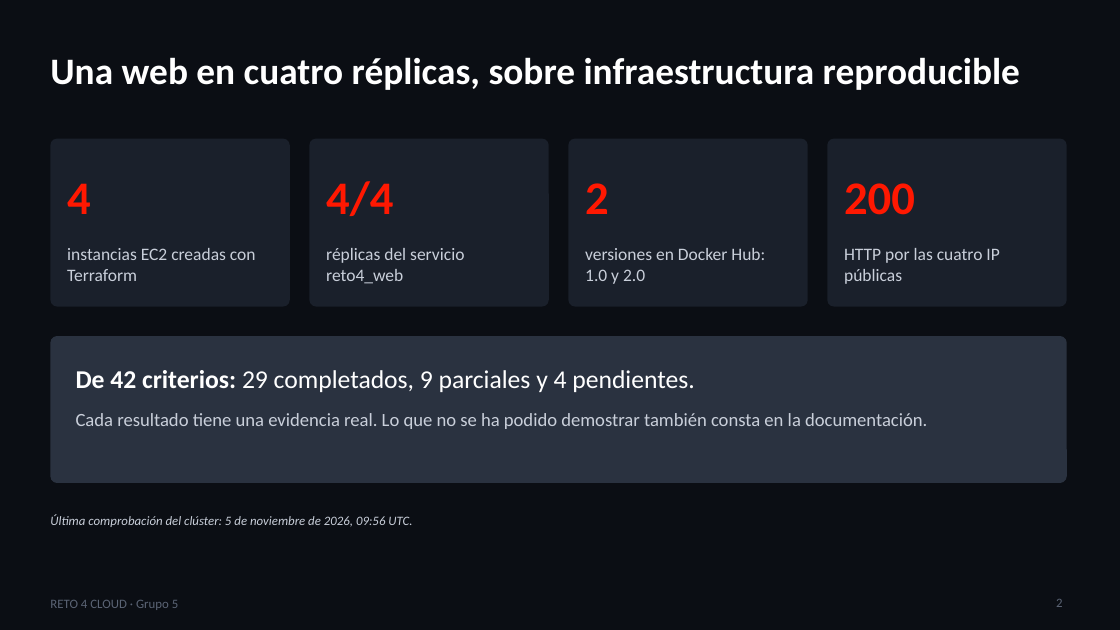
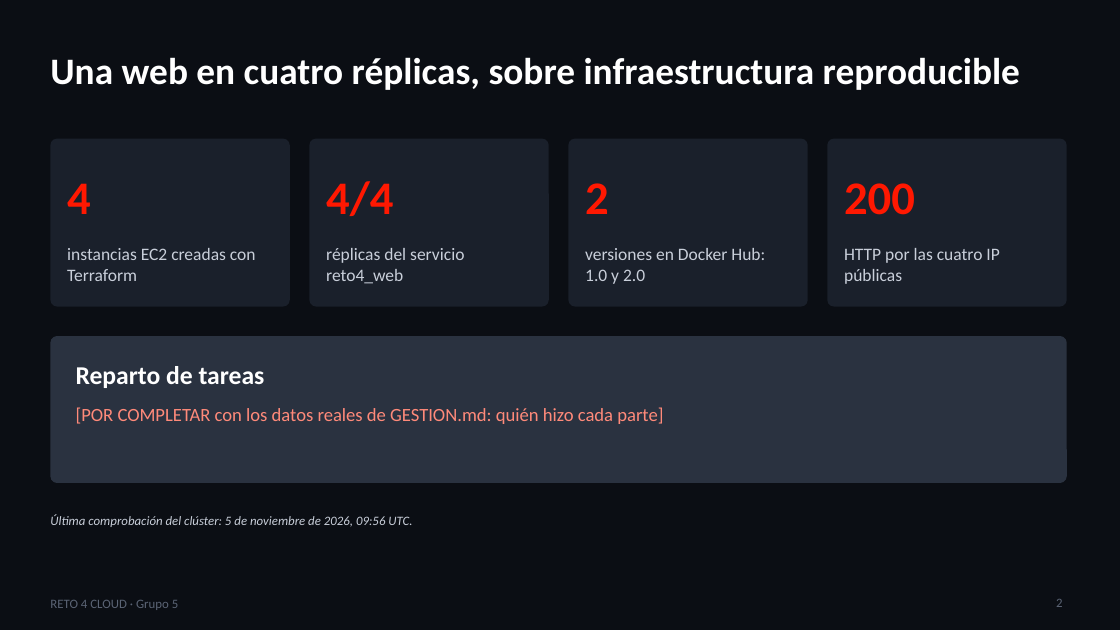
Before and after one commit to Lq922466/reto4-cloud-G5, a slide deck: slide 2 of entrega/presentacion-cloud-g5.pptx. Drawn at 1120x630 pixels with LibreOffice and Linux fonts; fonts in the diff are those of the drawing. Boxes give left, top, right and bottom in pixels: in the first picture for what was removed or moved away, otherwise in the second. Text is boxed around its words. In the diff, an @@ line names an element or a change of style, - is before the commit and + after.

```diff
--- a/entrega/presentacion-cloud-g5.pptx
+++ b/entrega/presentacion-cloud-g5.pptx
@@ text at [76,366,265,388]: text changed; bold on @@
-De 42 criterios: 29 completados, 9 parciales y 4 pendientes.
+Reparto de tareas
@@ text at [76,407,663,424]: text changed; text colour #C9CFDA to #FF8A7A @@
-Cada resultado tiene una evidencia real. Lo que no se ha podido demostrar también consta en la documentación.
+[POR COMPLETAR con los datos reales de GESTION.md: quién hizo cada parte]
```
Also in this commit, not shown: 3 other slides changed, 1 slide added, 1 slide removed, 16 other files.
